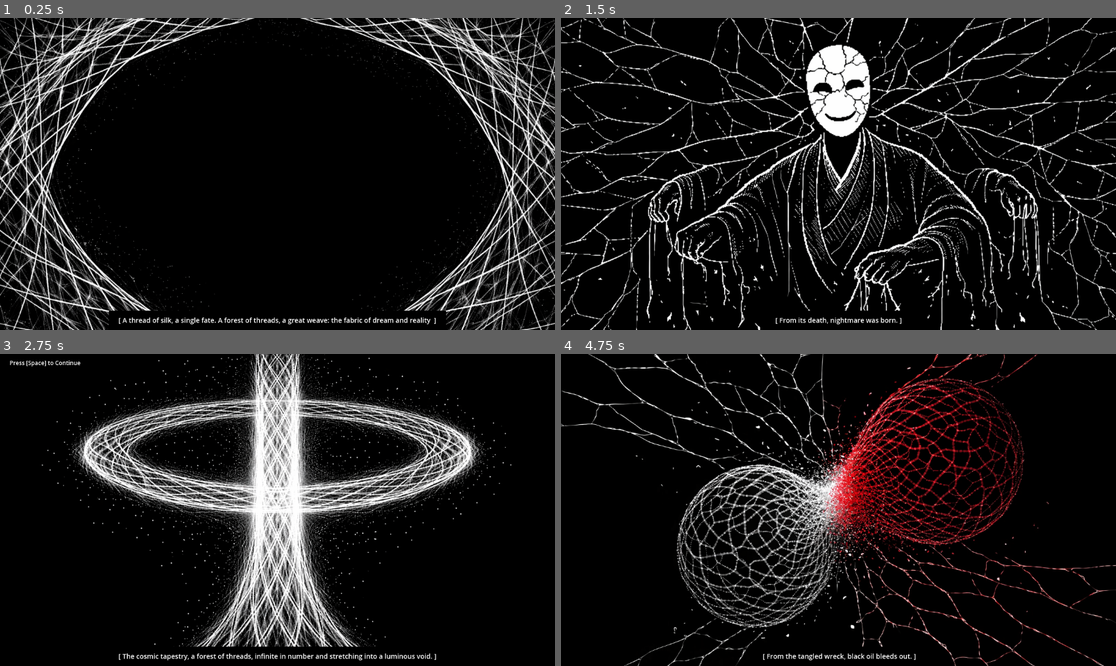
Above: before the commit, frames 1-4 (two rows, left to right).
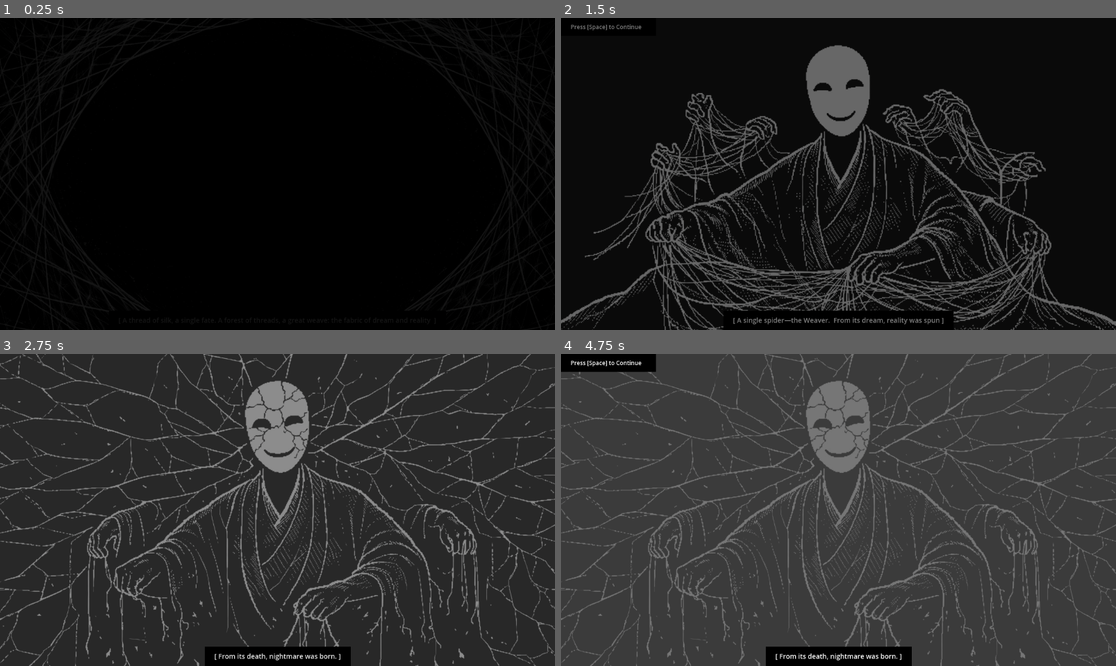
Above: after the commit, the same moments.

Repository: AdrianRanelM/GODOT-project-EclipseBorn
Game: Godot game, scene res://intro_cinematic.tscn
Two runs of this game, one before a commit and one after it. Both use one fixed random seed, a clock stepped at 60 frames per second and the inputs below.
Inputs:
- Up to frame 1 (0.25 s): no input
- Up to frame 2 (1.5 s): hold Space (ui_interact) 0.53-1.28 s; tap Space (ui_interact) at 1.35 s
- Up to frame 3 (2.75 s): tap Space (ui_interact) at 2 s; hold Space (ui_interact) from 2.03 s (still down)
- Up to frame 4 (4.75 s): release Space (ui_interact) at 2.78 s; tap Space (ui_interact) at 2.85, 3.5, 4.35 s; hold Space (ui_interact) 3.53-4.28 s

The runs differ from the first frame. In frame 1, 20% of the frame differs, in the area x 0-100%, y 0-100%; in frame 2, 28%; in frame 3, 92%; in frame 4, 95%.

Commit message:
added sfx, added more transition

Diff:
--- a/intro_cinematic/intro_cinematic.gd
+++ b/intro_cinematic/intro_cinematic.gd
@@ -5,55 +5,173 @@
 @onready var texture_rect = $TextureRect
 @onready var prompt_label = $PromptLabel
 @onready var subtitle_label = $SubtitleLabel
-@onready var bgm_player = $BGMPlayer  # Background music player
-@onready var sfx_player = $SFXPlayer  # Sound effects player
+@onready var bgm_player = $bgmplayer
+@onready var sfx_player_ui = $sfxplayer_ui
+@onready var sfx_player_mirror = $sfxplayer_mirrorbreak
+@onready var fade_overlay = $FadeOverlay
 
 @export var background_music: AudioStream
-@export var sound_effects: Array[AudioStream]  # For button clicks, transitions, etc.
+@export var button_click_sound: AudioStream
+@export var mirror_break_sound: AudioStream
+
+enum TransitionType {FADE, SLIDE, ZOOM, MORPH}
+@export var transition_type: TransitionType = TransitionType.FADE
 
 var current_index = 0
 var can_advance = false
 
 func _ready():
-	# Make TextureRect fill screen
-	texture_rect.size = get_viewport_rect().size
-	texture_rect.expand_mode = TextureRect.EXPAND_IGNORE_SIZE
-	texture_rect.stretch_mode = TextureRect.STRETCH_KEEP_ASPECT_COVERED
+    # Make TextureRect fill screen
+    texture_rect.size = get_viewport_rect().size
+    texture_rect.expand_mode = TextureRect.EXPAND_IGNORE_SIZE
+    texture_rect.stretch_mode = TextureRect.STRETCH_KEEP_ASPECT_COVERED
 
-	var stylebox = StyleBoxFlat.new()
-	stylebox.bg_color = Color(0, 0, 0, 1)  # Black
+    # Setup fade overlay
+    fade_overlay.size = get_viewport_rect().size
+    fade_overlay.color = Color.BLACK
+    fade_overlay.visible = true
 
-	stylebox.content_margin_left = 20
-	stylebox.content_margin_right = 20
-	stylebox.content_margin_top = 10
-	stylebox.content_margin_bottom = 10
+    var stylebox = StyleBoxFlat.new()
+    stylebox.bg_color = Color(0, 0, 0, 1)
+    stylebox.content_margin_left = 20
+    stylebox.content_margin_right = 20
+    stylebox.content_margin_top = 10
+    stylebox.content_margin_bottom = 10
 
-	# Apply to label
-	subtitle_label.add_theme_stylebox_override("normal", stylebox)
-	prompt_label.add_theme_stylebox_override("normal", stylebox)
+    subtitle_label.add_theme_stylebox_override("normal", stylebox)
+    prompt_label.add_theme_stylebox_override("normal", stylebox)
 
-	if background_music:
-		bgm_player.stream = background_music
-		bgm_player.play()
+    # Set default volumes
+    bgm_vol(0.1)
+    sfx_vol(0.5)
 
-	show_image(0)
+    if background_music:
+        bgm_player.stream = background_music
+        bgm_player.play()
 
-	#
+    # Fade in for slide 0
+    fade_in_transition()
+    show_image(0)
+
+func fade_in_transition():
+    # Fade from black to clear
+    fade_overlay.modulate.a = 1.0  # Start black
+    var tween = create_tween()
+    tween.tween_property(fade_overlay, "modulate:a", 0.0, 3.0)
+    await tween.finished
+
+func fade_out_transition():
+    # Fade from clear to black
+    fade_overlay.modulate.a = 0.0  # Start clear
+    var tween = create_tween()
+    tween.tween_property(fade_overlay, "modulate:a", 1.0, 1.0)
+    await tween.finished
+
+func transition_with_morph(next_image):
+    match transition_type:
+        TransitionType.MORPH:
+            # PowerPoint-like morph with multiple properties
+            var tween = create_tween()
+            tween.set_parallel(true)
+
+            # Scale animation
+            tween.tween_property(texture_rect, "scale",
+                Vector2(1.1, 1.1), 0.5).set_trans(Tween.TRANS_CUBIC)
+            tween.chain().tween_property(texture_rect, "scale",
+                Vector2(1.0, 1.0), 0.5).set_trans(Tween.TRANS_CUBIC)
+
+            # Rotation (subtle)
+            tween.parallel().tween_property(texture_rect, "rotation",
+                deg_to_rad(5), 0.3)
+            tween.chain().tween_property(texture_rect, "rotation",
+                deg_to_rad(0), 0.7)
+
+            # Fade out old, fade in new
+            tween.parallel().tween_property(texture_rect, "modulate:a",
+                0.0, 0.5).set_delay(0.5)
+
+            await tween.finished
+            texture_rect.texture = next_image
+            texture_rect.modulate.a = 1.0
+            texture_rect.scale = Vector2(1.0, 1.0)  # Reset scale
+            texture_rect.rotation = 0.0  # Reset rotation
+
+        TransitionType.FADE:
+            # Simple fade transition
+            var tween = create_tween()
+            tween.tween_property(texture_rect, "modulate:a", 0.0, 0.5)
+            await tween.finished
+            texture_rect.texture = next_image
+            tween = create_tween()
+            tween.tween_property(texture_rect, "modulate:a", 1.0, 0.5)
+            await tween.finished
+
+        TransitionType.ZOOM:
+            # Zoom transition
+            var tween = create_tween()
+            tween.tween_property(texture_rect, "scale", Vector2(1.2, 1.2), 0.5)
+            tween.parallel().tween_property(texture_rect, "modulate:a", 0.0, 0.5)
+            await tween.finished
+            texture_rect.texture = next_image
+            texture_rect.scale = Vector2(0.8, 0.8)
+            texture_rect.modulate.a = 0.0
+            tween = create_tween()
+            tween.tween_property(texture_rect, "scale", Vector2(1.0, 1.0), 0.5)
+            tween.parallel().tween_property(texture_rect, "modulate:a", 1.0, 0.5)
+            await tween.finished
 
 func show_image(index):
-	if index < images.size() and index < subtitles.size():
-		texture_rect.texture = images[index]
-		subtitle_label.text = subtitles[index]
-		current_index = index
-		can_advance = false
-		prompt_label.hide()
+    if index < images.size() and index < subtitles.size():
+        # Play transition animation before changing content
+        if current_index > 0:  # Don't transition on first slide
+            await transition_with_morph(images[index])
+        else:
+            # For first slide, just set the image
+            texture_rect.texture = images[index]
 
-		await get_tree().create_timer(0.5).timeout
-		can_advance = true
-		prompt_label.show()
-	else:
-		queue_free()
+        # Check if we're transitioning from slide 1 to 2
+        if current_index == 1 and index == 2 and mirror_break_sound:
+            sfx_player_mirror.stream = mirror_break_sound
+            sfx_player_mirror.play()
+
+        subtitle_label.text = subtitles[index]
+        current_index = index
+        can_advance = false
+        prompt_label.hide()
+
+        # Check if this is the last slide (slide 9)
+        if index == 9:
+            await get_tree().create_timer(2.0).timeout
+            fade_out_transition()
+            await get_tree().create_timer(1.0).timeout
+            queue_free()
+            return
+
+        await get_tree().create_timer(0.5).timeout
+        can_advance = true
+        prompt_label.show()
+    else:
+        if current_index == 9:
+            fade_out_transition()
+            await get_tree().create_timer(1.0).timeout
+        queue_free()
 
 func _input(event):
-	if can_advance and event.is_action_pressed("ui_interact"):
-		show_image(current_index + 1)
+    if can_advance and event.is_action_pressed("ui_interact"):
+        if button_click_sound:
+            if sfx_player_ui.playing:
+                sfx_player_ui.stop()
+            sfx_player_ui.stream = button_click_sound
+            sfx_player_ui.play()
+
+        show_image(current_index + 1)
+
+# Set BGM volume (0.0 to 1.0)
+func bgm_vol(vol: float):
+    bgm_player.volume_db = linear_to_db(clamp(vol, 0.0, 1.0))
+
+# Set all SFX volume (0.0 to 1.0)
+func sfx_vol(vol: float):
+    var volume_db = linear_to_db(clamp(vol, 0.0, 1.0))
+    sfx_player_ui.volume_db = volume_db
+    sfx_player_mirror.volume_db = volume_db
--- a/intro_cinematic/intro_cinematic.tscn
+++ b/intro_cinematic/intro_cinematic.tscn
@@ -12,6 +12,8 @@
 [ext_resource type="Texture2D" uid="uid://c2yxeswtiua0" path="res://Cinematic Scenes/Scene 4-2.png" id="9_pnu8h"]
 [ext_resource type="Texture2D" uid="uid://b007332ba5pas" path="res://Cinematic Scenes/Scene 5-2.png" id="10_cxjvu"]
 [ext_resource type="AudioStream" uid="uid://dyg1vyhtlw1m6" path="res://Cinematic Audio/BGM/Wisteria - Intro BGM.mp3" id="12_uabi4"]
+[ext_resource type="AudioStream" uid="uid://b2chihc801hhh" path="res://Cinematic Audio/SFX/pageturn.mp3" id="13_bdypj"]
+[ext_resource type="AudioStream" uid="uid://ci42sxrdb4r0t" path="res://Cinematic Audio/SFX/glassbreak.mp3" id="14_2ff7f"]
 
 [node name="IntroCinematic" type="Control"]
 layout_mode = 3
@@ -23,6 +25,9 @@
 script = ExtResource("1_6ydyj")
 images = Array[Texture2D]([ExtResource("2_5pgor"), ExtResource("3_jamx0"), ExtResource("4_pnu8h"), ExtResource("5_uabi4"), ExtResource("6_bdypj"), ExtResource("7_2ff7f"), ExtResource("8_kc251"), ExtResource("9_pnu8h"), ExtResource("9_m46jl"), ExtResource("10_cxjvu")])
 subtitles = Array[String](["[ A thread of silk, a single fate. A forest of threads, a great weave: the fabric of dream  …(665 unchanged characters)…
+background_music = ExtResource("12_uabi4")
+button_click_sound = ExtResource("13_bdypj")
+mirror_break_sound = ExtResource("14_2ff7f")
 
 [node name="TextureRect" type="TextureRect" parent="."]
 layout_mode = 0
@@ -49,8 +54,12 @@
 theme_override_font_sizes/font_size = 14
 
 [node name="bgmplayer" type="AudioStreamPlayer" parent="."]
-stream = ExtResource("12_uabi4")
-volume_db = -30.0
-autoplay = true
 
-[node name="sfxplayer" type="AudioStreamPlayer" parent="."]
+[node name="sfxplayer_ui" type="AudioStreamPlayer" parent="."]
+
+[node name="sfxplayer_mirrorbreak" type="AudioStreamPlayer" parent="."]
+
+[node name="FadeOverlay" type="ColorRect" parent="."]
+layout_mode = 0
+offset_right = 40.0
+offset_bottom = 40.0
Not shown, added: intro_cinematic/Cinematic Audio/SFX/glassbreak.mp3.import
Not shown, added: intro_cinematic/Cinematic Audio/SFX/pageturn.mp3.import
Not shown: 1 places in intro_cinematic/intro_cinematic.tscn that only renumber resources
Not shown, added: intro_cinematic/Cinematic Audio/SFX/glassbreak.mp3
Not shown, added: intro_cinematic/Cinematic Audio/SFX/pageturn.mp3
